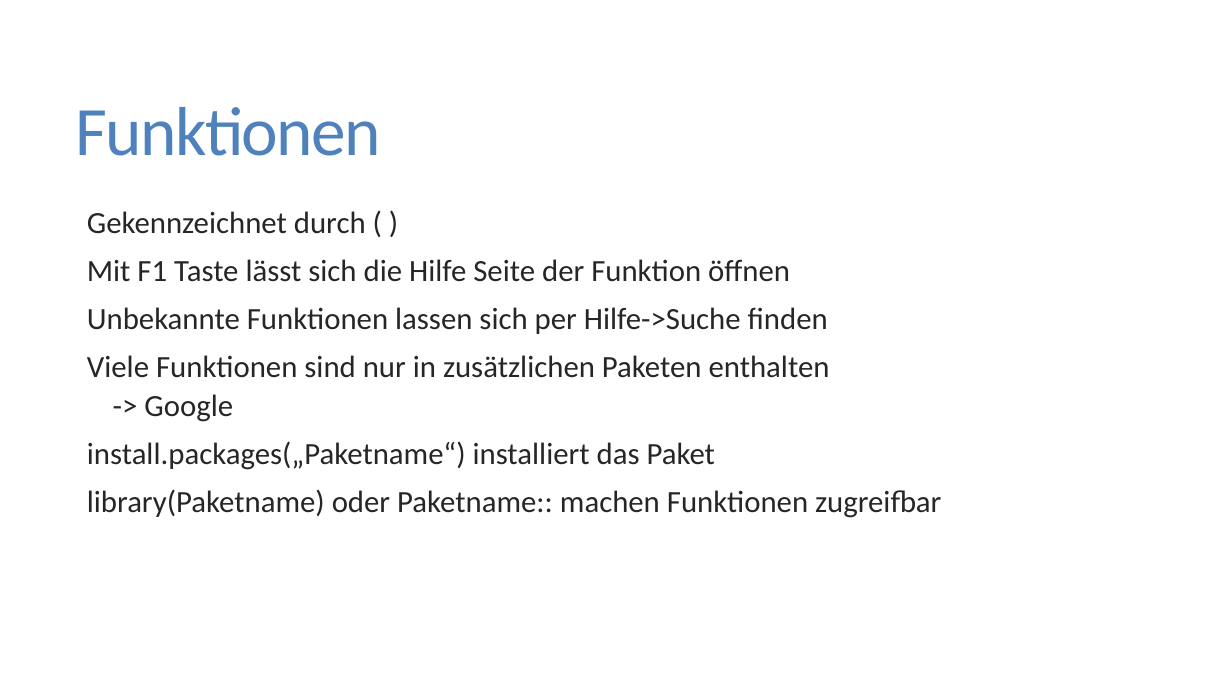
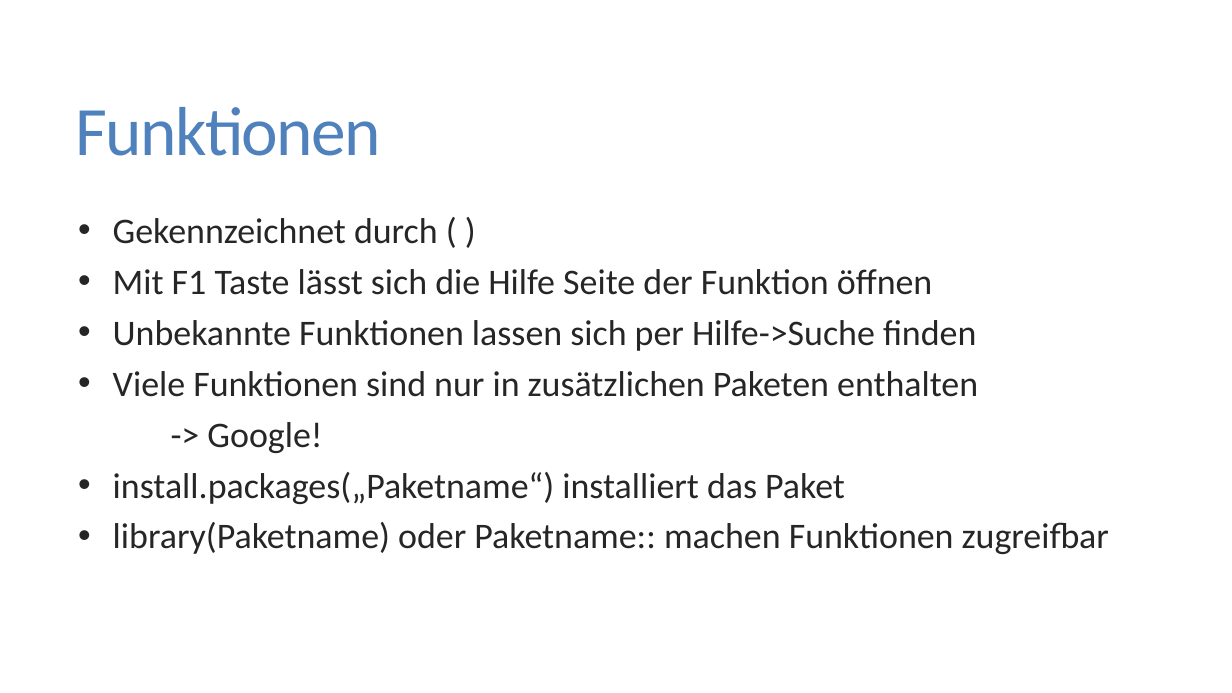
Before and after one commit to FlorianKeppeler/RKurs, a slide deck: slide 20 of Einführung in R.pptx (slide 14 before the commit). Drawn at 1232x693 pixels with LibreOffice and Linux fonts; fonts in the diff are those of the drawing. Boxes give left, top, right and bottom in pixels: in the first picture for what was removed or moved away, otherwise in the second. Text is boxed around its words. In the diff, an @@ line names an element or a change of style, - is before the commit and + after.

```diff
--- a/Einführung in R.pptx
+++ b/Einführung in R.pptx
@@ text at (x1=113, y1=218, x2=1109, y2=554): size 24 to 28 pt; bullet   to •; list level 1 to 2 in "Gekennzeichnet durch ( )"; line spacing 0.85 to 1; list level 1 to 2 in "Mit F1 Taste lässt sich ..."; list level 1 to 2 in "Unbekannte Funktionen lassen sich per ..."; list level 1 to 2 in "Viele Funktionen sind nur in ..."; list level 1 to 2 in "install.packages(„Paketname“) installiert das Paket"; list level 1 to 2 in "library(Paketname) oder Paketname:: machen Funktionen ..." @@
@@ text at (x1=207, y1=422, x2=322, y2=453): text changed; size 24 to 28 pt @@
-    -> Google
+  -> Google!
```
Also in this commit, not shown: 6 other slides changed, 11 slides added, 2 slides removed, 7 other files.
